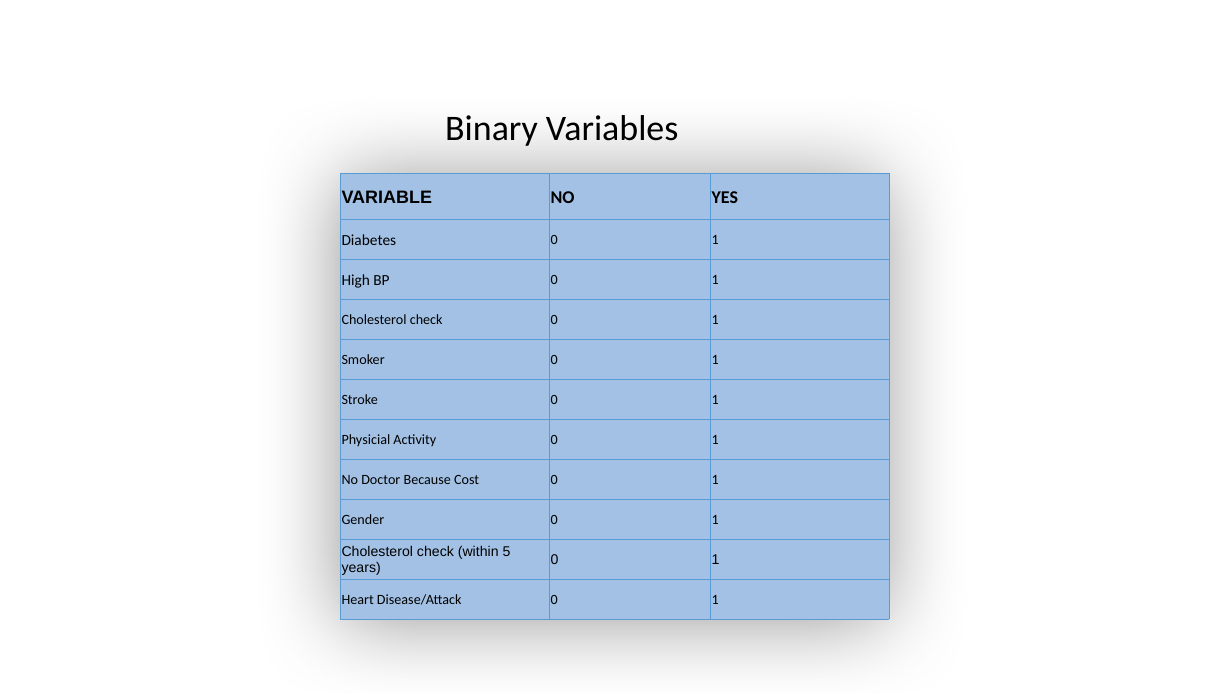
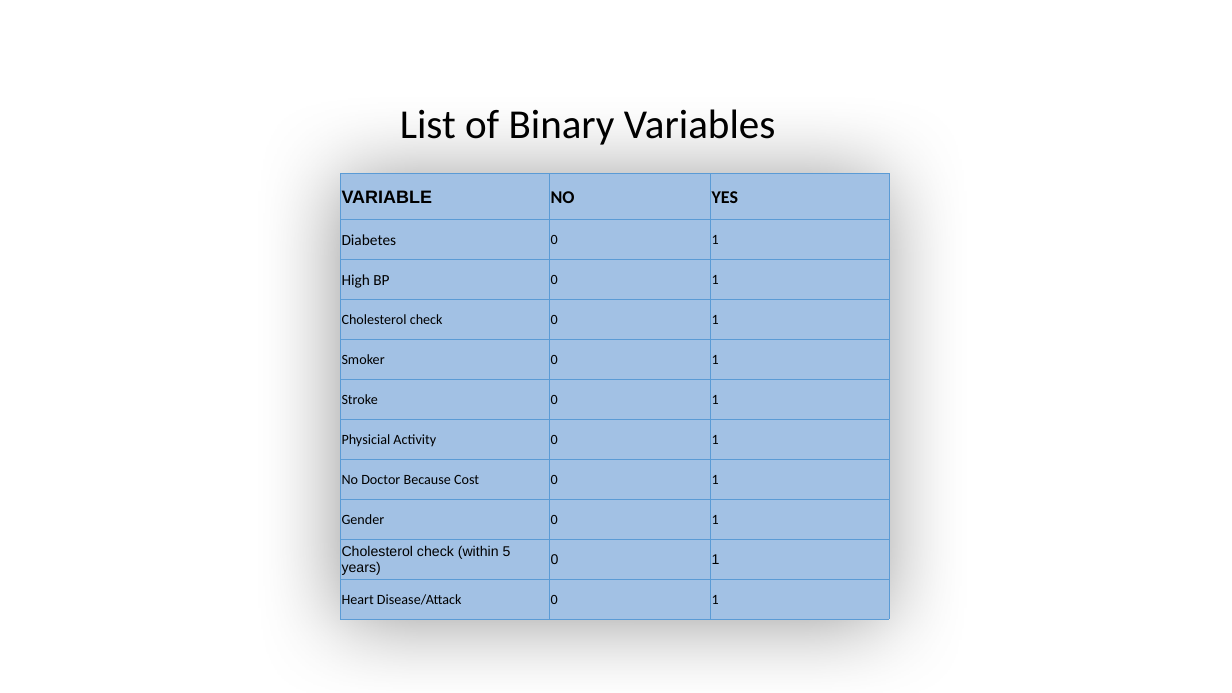
Before and after one commit to Isabel-gt/Final_Project, a slide deck: slide 11 of Diabetes_Predictions.pptx (slide 7 before the commit). Drawn at 1232x693 pixels with LibreOffice and Linux fonts; fonts in the diff are those of the drawing; background and template pictures are left out. Boxes give left, top, right and bottom in pixels: in the first picture for what was removed or moved away, otherwise in the second. Text is boxed around its words. In the diff, an @@ line names an element or a change of style, - is before the commit and + after.

```diff
--- a/Diabetes_Predictions.pptx
+++ b/Diabetes_Predictions.pptx
@@ text at bbox=[400, 109, 776, 145]: text changed; size 28 to 32 pt @@
-Binary Variables
+List of Binary Variables
```
Also in this commit, not shown: 24 other slides changed, 1 slide added, 1 slide removed.
